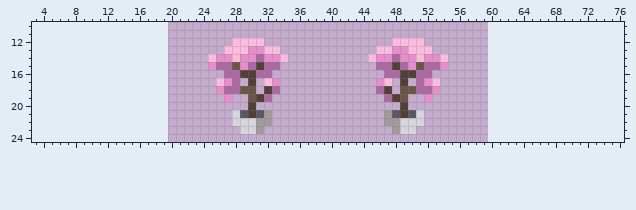
Edited in one commit: sprite sheet (client/img/deco-sakura-grey.png). Above is the file before it was changed.
The file is 40x28 pixels. Shown: x 3..76, y 10..24. The old version is drawn lined up with the new one, on the new canvas.
The result:
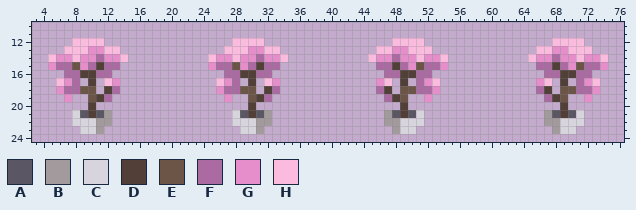
Palette (. is transparent): A #5b5664  B #a39a9d  C #d8d4de  D #513f38  E #6c5446  F #ab6aa2  G #e58ecb  H #fbbbdf
Changes in this commit:
canvas 40x28 -> 80x28, the old top-left corner now at 20,0
Colour A now appears in row 21 at x 9, 11, 68 and 70.
Colour B now appears in row 21 at x 12 and 67; in row 22 at x 11 to 12 and 67 to 68; in row 23 at x 11 and 68.
Colour C now appears in row 21 at x 8 and 71; in row 22 at x 8 to 10 and 69 to 71; in row 23 at x 9 to 10 and 69 to 70.
Colour D now appears in row 15 at x 11 and 68; in row 16 at x 9 to 10 and 69 to 70; in row 17 at x 10 and 69; in row 18 at x 12 and 67; in row 19 at x 11 and 68; in rows 20 to 21 at x 10 and 69.
Colour E now appears in row 15 at x 8 and 71; in row 18 at x 9 to 10 and 69 to 70; in row 19 at x 10 and 69.
Colour F now appears in row 14 at x 11 and 68; in row 15 at x 6 to 7, 10, 12 to 13, 66 to 67, 69 and 72 to 73; in row 16 at x 7 to 8, 11 to 12, 67 to 68 and 71 to 72; in row 17 at x 8 and 71; in row 18 at x 7 to 8, 13, 66 and 71 to 72; in row 19 at x 12 and 67.
Colour G now appears in row 13 at x 10 to 11 and 68 to 69; in row 14 at x 6 to 7, 9 to 10, 12 to 13, 66 to 67, 69 to 70 and 72 to 73; in row 15 at x 5, 9, 70 and 74; in row 17 at x 7, 13, 66 and 72; in row 18 at x 6 and 73; in row 19 at x 7 and 72.
Colour H now appears in row 12 at x 8 to 11 and 68 to 71; in row 13 at x 7 to 9, 12 to 13, 66 to 67 and 70 to 72; in row 14 at x 5, 8, 14, 65, 71 and 74; in row 17 at x 6, 12, 67 and 73.
Where, in picture pixels (left, top, right, bottom), the same in both pictures:
added: (48, 38, 128, 134)
added: (528, 38, 608, 134)
